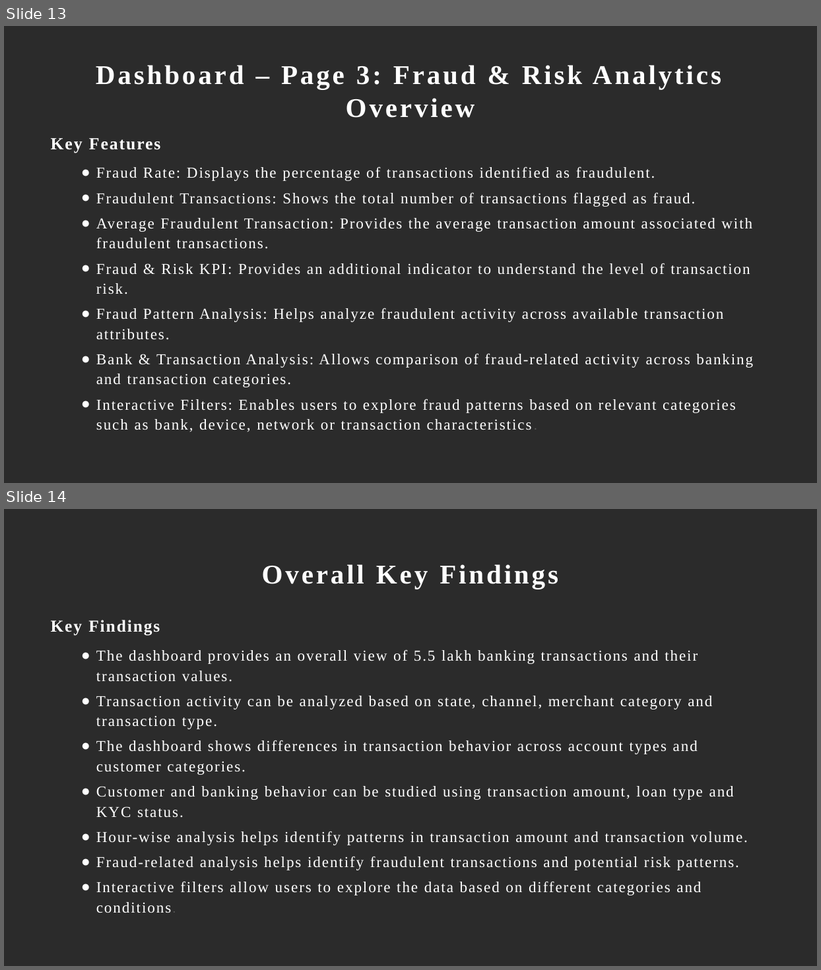
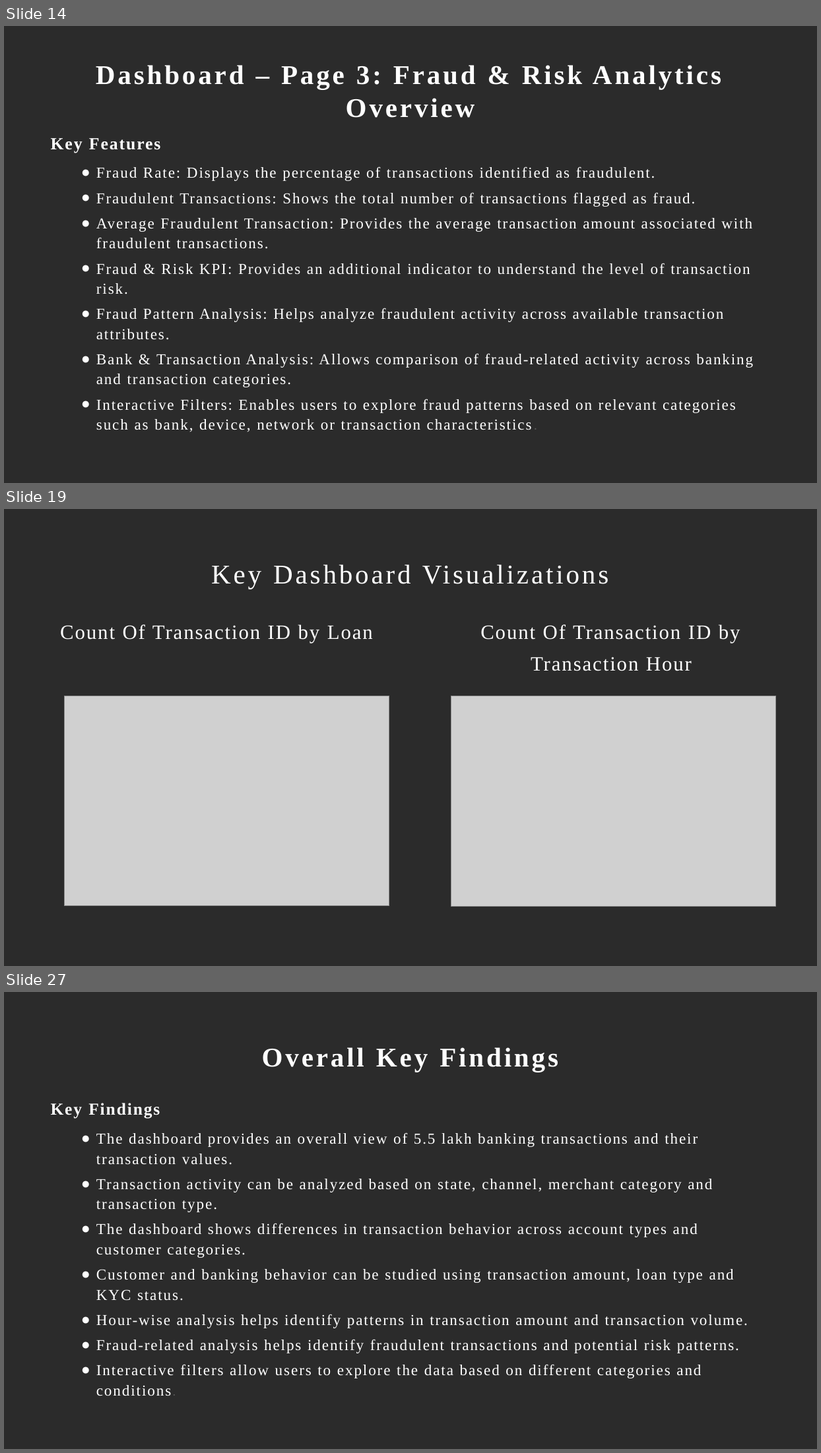
Before and after one commit to monika82004/Indian-Banking-Transaction, a slide deck: Indian Banking Transaction.pptx. Shown one above the other, each under a label of ours: slides 13 and 14 before the commit, slides 14, 19 and 27 after it; the slides between them are not shown. The pictures are 821x970 and 821x1453 pixels, drawn with LibreOffice and Linux fonts; fonts in the diff are those of the drawing; grey boxes stand for pictures; background and template pictures are left out; a plain dark background stands for a picture behind light text. Boxes give left, top, right and bottom in pixels: in the first picture for what was removed or moved away, otherwise in the second. Text is boxed around its words. In the diff, an @@ line names an element or a change of style, - is before the commit and + after.

```diff
--- a/Indian Banking Transaction.pptx
+++ b/Indian Banking Transaction.pptx
@@ slide 19 added at <box>4,509,817,966</box>, background picture (left out) @@
@@ title added at <box>211,564,609,589</box>, 32 pt, text #FFFFFF @@
+Key Dashboard Visualizations
@@ text added at <box>60,625,373,643</box>, 24 pt, text #FFFFFF @@
+Count Of Transaction ID by Loan
@@ text added at <box>481,625,741,671</box>, 24 pt, text #FFFFFF @@
+Count Of Transaction ID by Transaction Hour
@@ picture added at <box>64,696,389,907</box> @@
@@ picture added at <box>451,696,776,907</box> @@
@@ what was slide 13 is now slide 14 @@
@@ what was slide 14 is now slide 27 @@
```
Also in this commit, not shown: 3 slides changed, 12 other slides added.
